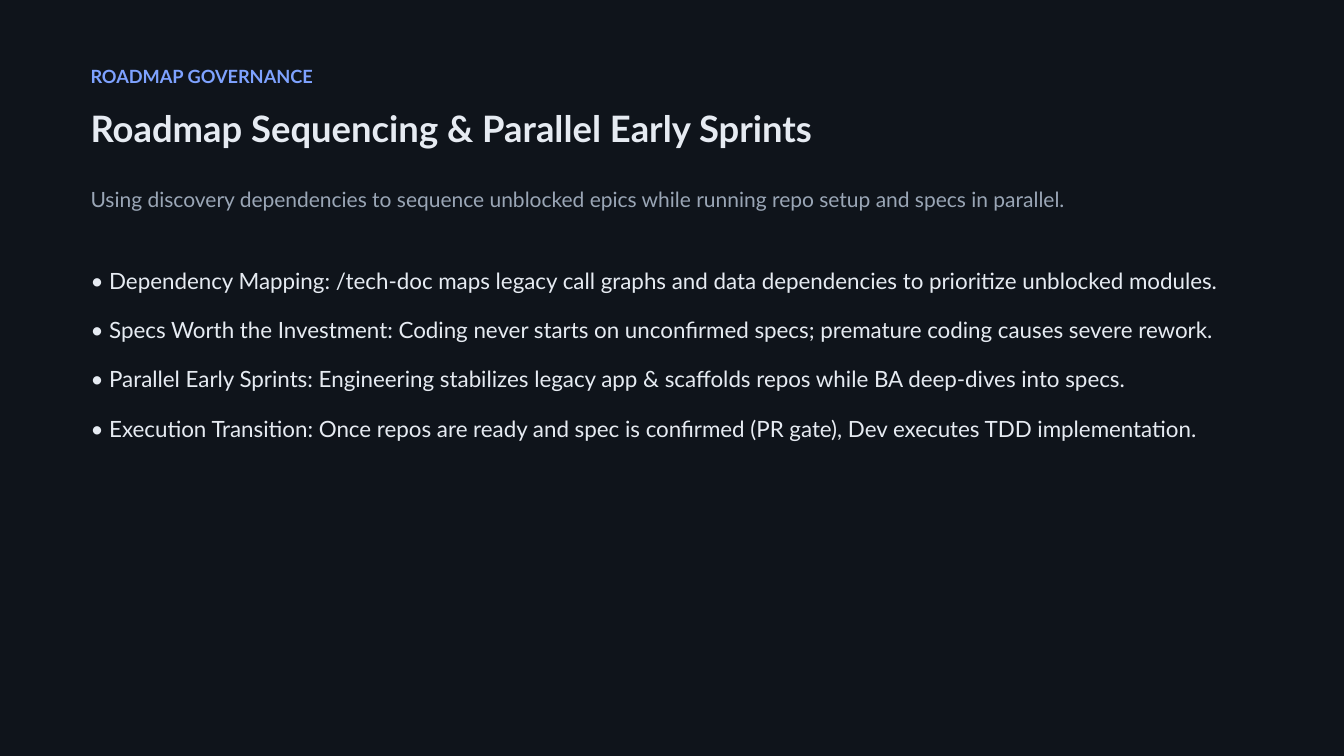
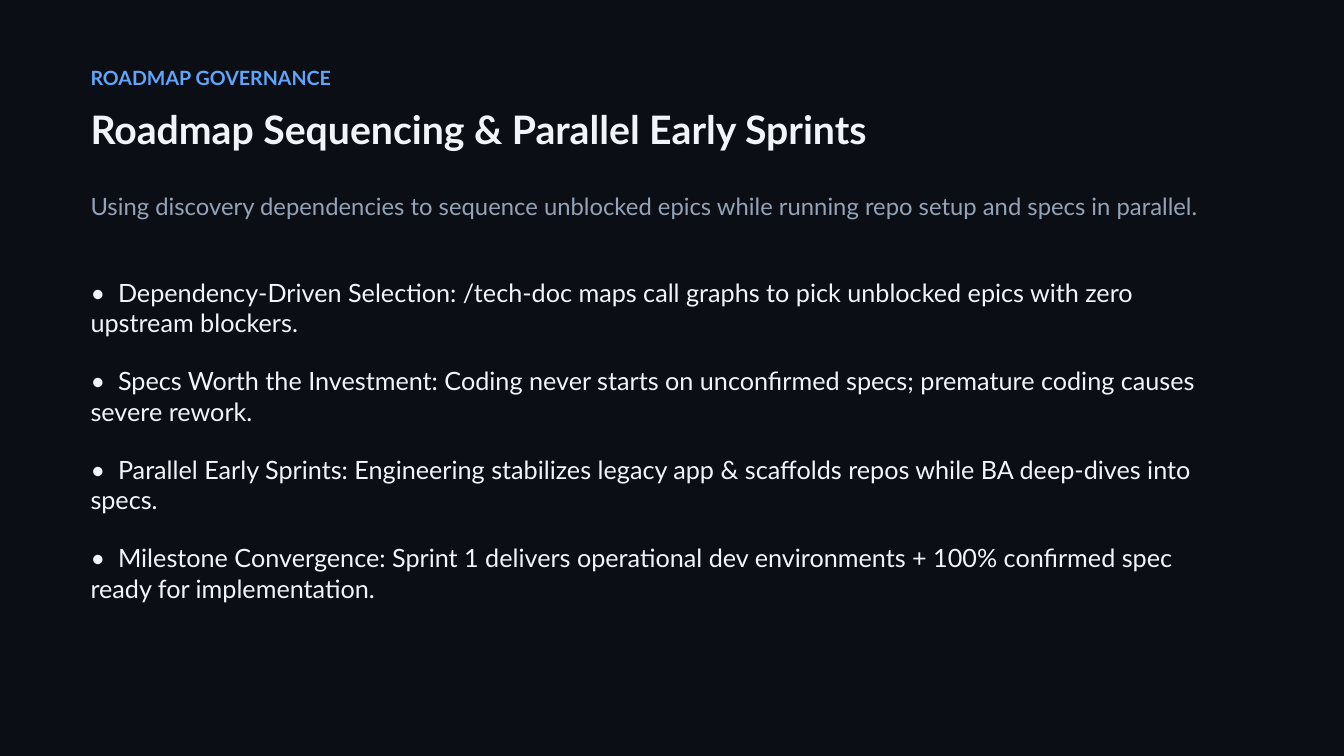
Before and after one commit to giangdhwhtbr/gin-workflow, a slide deck: slide 3 of docs/presentations/brownfield-modernization.pptx (slide 5 before the commit). Drawn at 1344x756 pixels with LibreOffice and Linux fonts; fonts in the diff are those of the drawing. Boxes give left, top, right and bottom in pixels: in the first picture for what was removed or moved away, otherwise in the second. Text is boxed around its words. In the diff, an @@ line names an element or a change of style, - is before the commit and + after.

```diff
--- a/docs/presentations/brownfield-modernization.pptx
+++ b/docs/presentations/brownfield-modernization.pptx
@@ rectangle at (0, 0, 1344, 756): fill #0F141B to #0B0F15 @@
@@ text "ROADMAP GOVERNANCE" at (91, 70, 331, 85): size 13 to 14 pt, text colour #7EA2FF to #60A5FA @@
@@ text "Roadmap Sequencing & Parallel Early ..." at (91, 115, 867, 151): size 26 to 28 pt, text colour #E6EBF2 to #F1F5F9 @@
@@ text "Using discovery dependencies to sequence ..." at (91, 197, 1198, 220): size 15 to 17 pt, text colour #9AA6B6 to #94A3B8 @@
@@ text "• Dependency-Driven Selection: /tech-doc maps ...": place and size @@
-text "• Dependency-Driven Selection: /tech-doc maps ..." at (109, 272, 1217, 441)
+text "• Dependency-Driven Selection: /tech-doc maps ..." at (91, 283, 1195, 602)
@@ text at (91, 283, 1132, 337): text changed; size 16 to 18 pt; text colour #E6EBF2 to #F1F5F9 @@
-• Dependency Mapping: /tech-doc maps legacy call graphs and data dependencies to prioritize unblocked modules.
+• Dependency-Driven Selection: /tech-doc maps call graphs to pick unblocked epics with zero upstream blockers.
@@ text at (91, 371, 1195, 514): size 16 to 18 pt, text colour #E6EBF2 to #F1F5F9 in "• Specs Worth the Investment: Coding never ...", "• Parallel Early Sprints: Engineering stabilizes legacy ..."; more space between paragraphs @@
@@ text at (91, 548, 1172, 602): text changed; size 16 to 18 pt; text colour #E6EBF2 to #F1F5F9 @@
-• Execution Transition: Once repos are ready and spec is confirmed (PR gate), Dev executes TDD implementation.
+• Milestone Convergence: Sprint 1 delivers operational dev environments + 100% confirmed spec ready for implementation.
```
Also in this commit, not shown: 10 other slides changed, 1 slide added, 3 slides removed, 1 other file.
